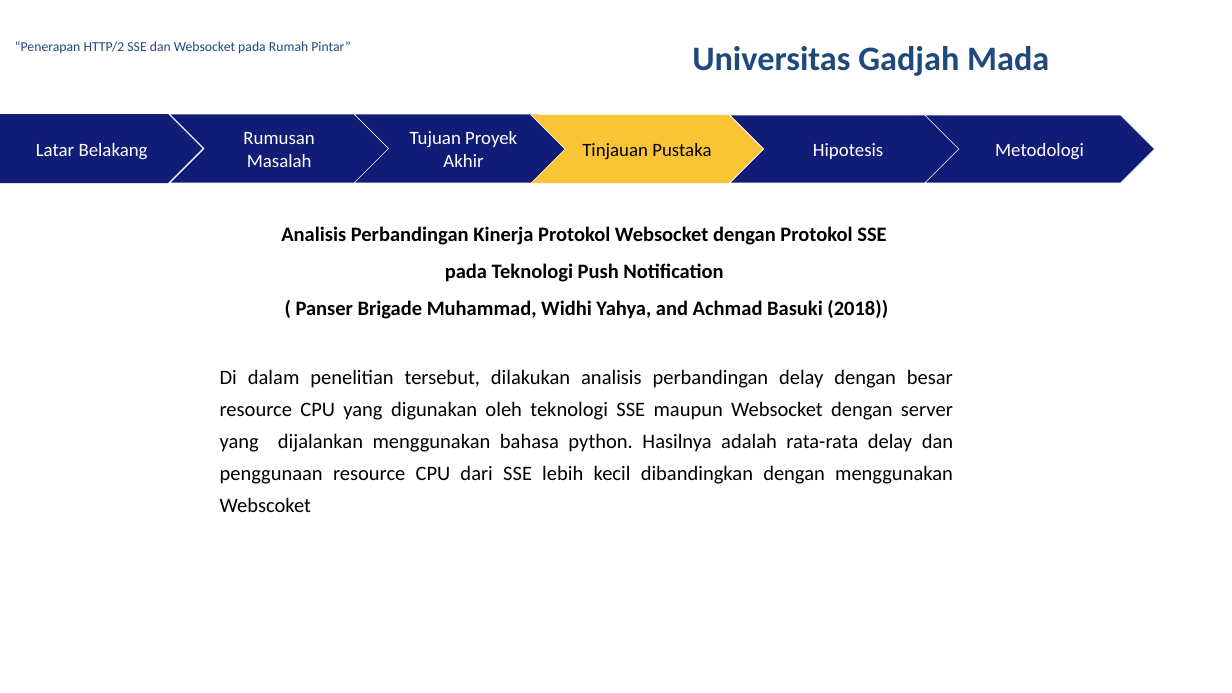
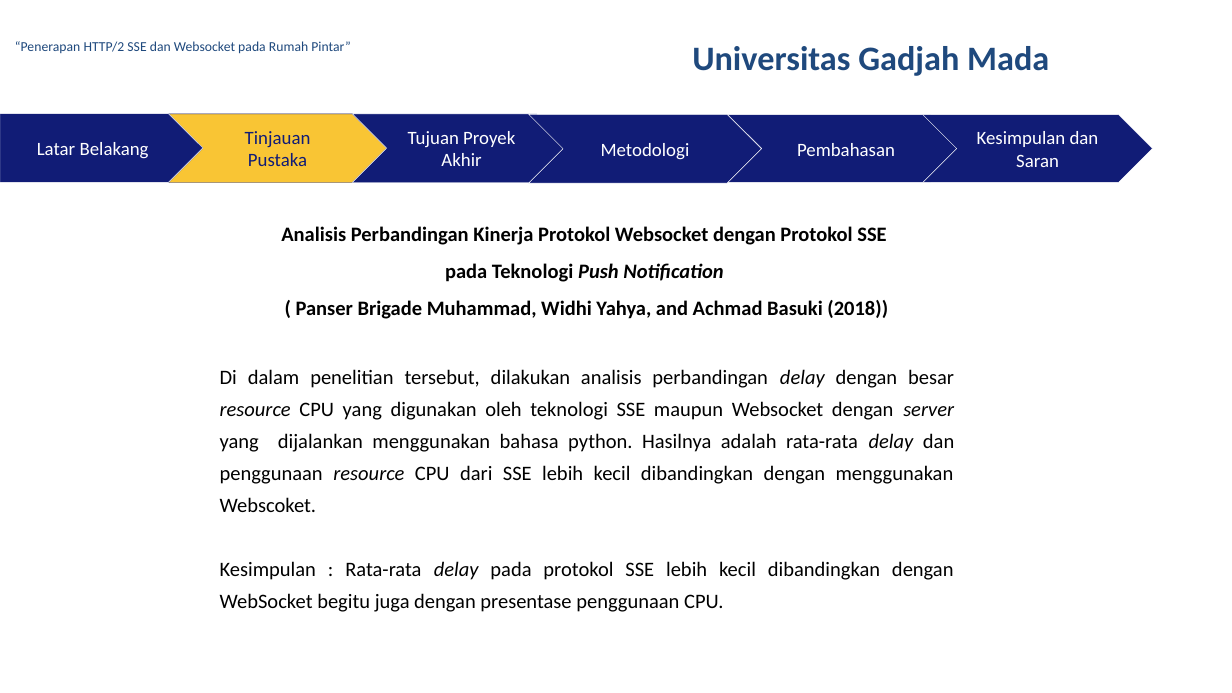
Before and after one commit to rusminto/ws_sse, a slide deck: slide 16 of berkas/ppt muham.pptx (slide 15 before the commit). Drawn at 1232x693 pixels with LibreOffice and Linux fonts; fonts in the diff are those of the drawing; background and template pictures are left out. Boxes give left, top, right and bottom in pixels: in the first picture for what was removed or moved away, otherwise in the second. Text is boxed around its words. In the diff, an @@ line names an element or a change of style, - is before the commit and + after.

```diff
--- a/berkas/ppt muham.pptx
+++ b/berkas/ppt muham.pptx
@@ pentagon arrow "Latar Belakang" at box(0, 113, 203, 182): outline #111C76 0.26 pt to #FFFFFF 0.26 pt @@
@@ chevron "Tinjauan Pustaka": place and size @@
-chevron "Tinjauan Pustaka" at box(531, 115, 764, 184)
+chevron "Tinjauan Pustaka" at box(169, 113, 387, 182)
@@ chevron "Tinjauan Pustaka" at box(169, 113, 387, 182): text colour #000000 to #111C76; outline #FFFFFF 0.26 pt to #111C76 0.26 pt @@
@@ chevron removed at box(170, 115, 389, 184) @@
-Rumusan Masalah
@@ chevron "Metodologi": place and size @@
-chevron "Metodologi" at box(925, 115, 1154, 182)
+chevron "Metodologi" at box(529, 115, 761, 184)
@@ chevron added at box(923, 115, 1152, 182), fill #111C76, outline #FFFFFF 0.26 pt, 11 pt, text #FFFFFF @@
+Kesimpulan dan Saran
@@ text in chevron at box(797, 143, 895, 156): text changed @@
-Hipotesis
+Pembahasan
@@ text at box(445, 263, 723, 282): italic on in "Push Notification" @@
@@ text at box(220, 369, 954, 612): text changed @@
-Di dalam penelitian tersebut, dilakukan analisis perbandingan delay dengan besar resource CPU yang digunakan oleh teknologi SSE maupun Websocket dengan server yang dijalankan menggunakan bahasa python. Hasilnya adalah rata-rata delay dan penggunaan resource CPU dari SSE lebih kecil dibandingkan dengan menggunakan Webscoket
+Di dalam penelitian tersebut, dilakukan analisis perbandingan delay dengan besar resource CPU yang digunakan oleh teknologi SSE maupun Websocket dengan server yang dijalankan menggunakan bahasa python. Hasilnya adalah rata-rata delay dan penggunaan resource CPU dari SSE lebih kecil dibandingkan dengan menggunakan Webscoket.
+Kesimpulan : Rata-rata delay pada protokol SSE lebih kecil dibandingkan dengan WebSocket begitu juga dengan presentase penggunaan CPU.
```
Also in this commit, not shown: 22 other slides changed, 3 slides added, 10 other files.
